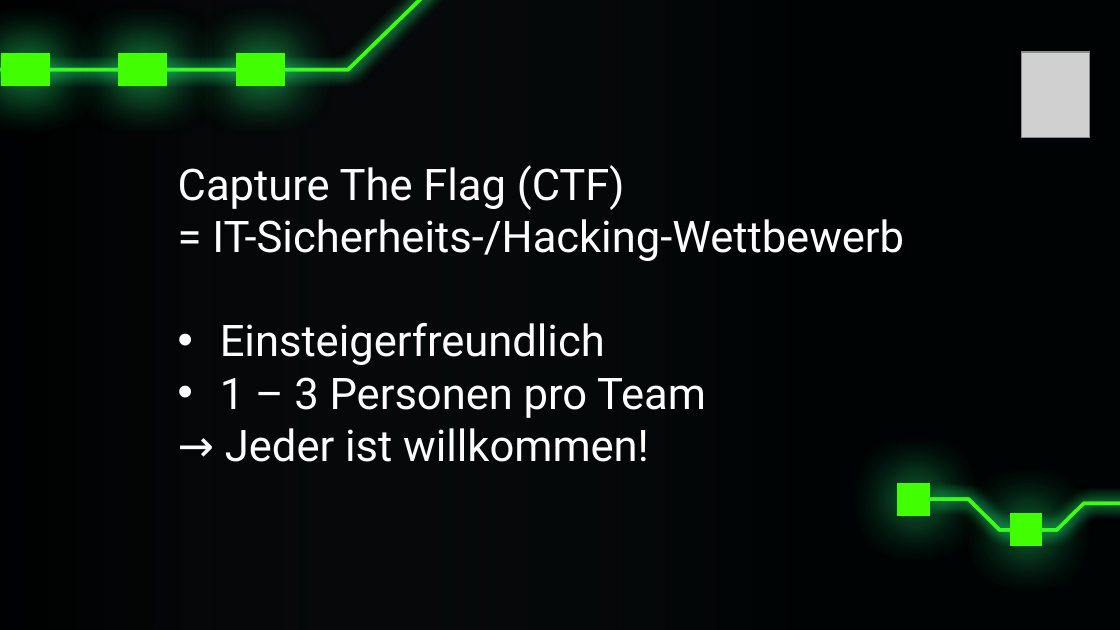
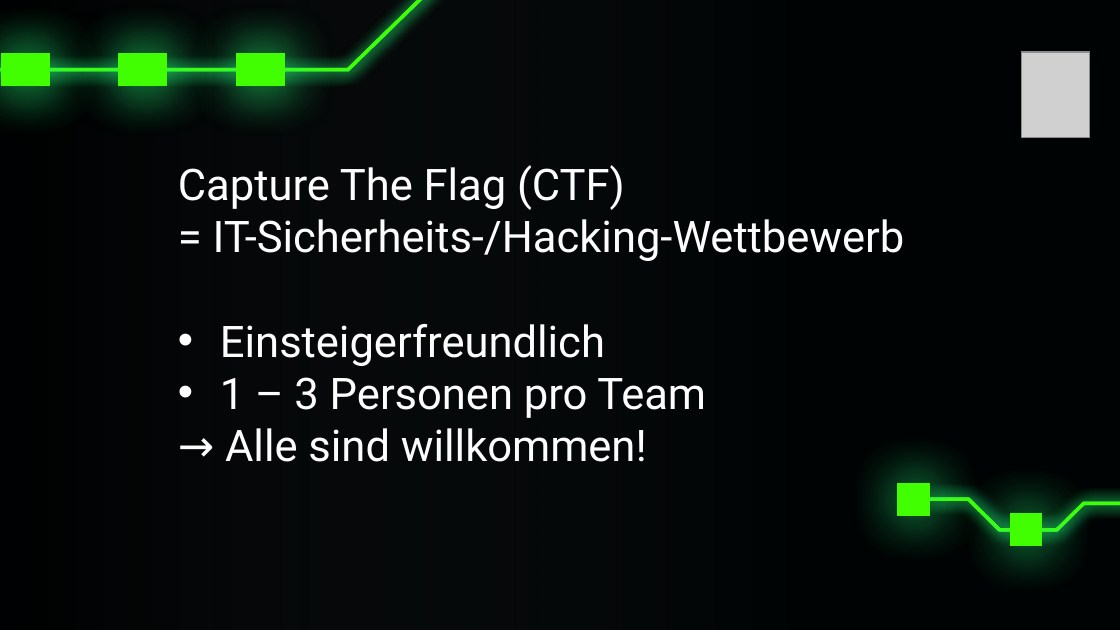
Before and after one commit to 0xFFD700/Neuland-CTF-2023, a slide deck: slide 2 of Marketing/NeulandCTF.pptx. Drawn at 1120x630 pixels with LibreOffice and Linux fonts; fonts in the diff are those of the drawing; grey boxes stand for pictures. Boxes give left, top, right and bottom in pixels: in the first picture for what was removed or moved away, otherwise in the second. Text is boxed around its words. In the diff, an @@ line names an element or a change of style, - is before the commit and + after.

```diff
--- a/Marketing/NeulandCTF.pptx
+++ b/Marketing/NeulandCTF.pptx
@@ text at (225,428,647,462): text changed @@
-→ Jeder ist willkommen!
+→ Alle sind willkommen!
```
Also in this commit, not shown: 1 other slide changed, 1 other file.
